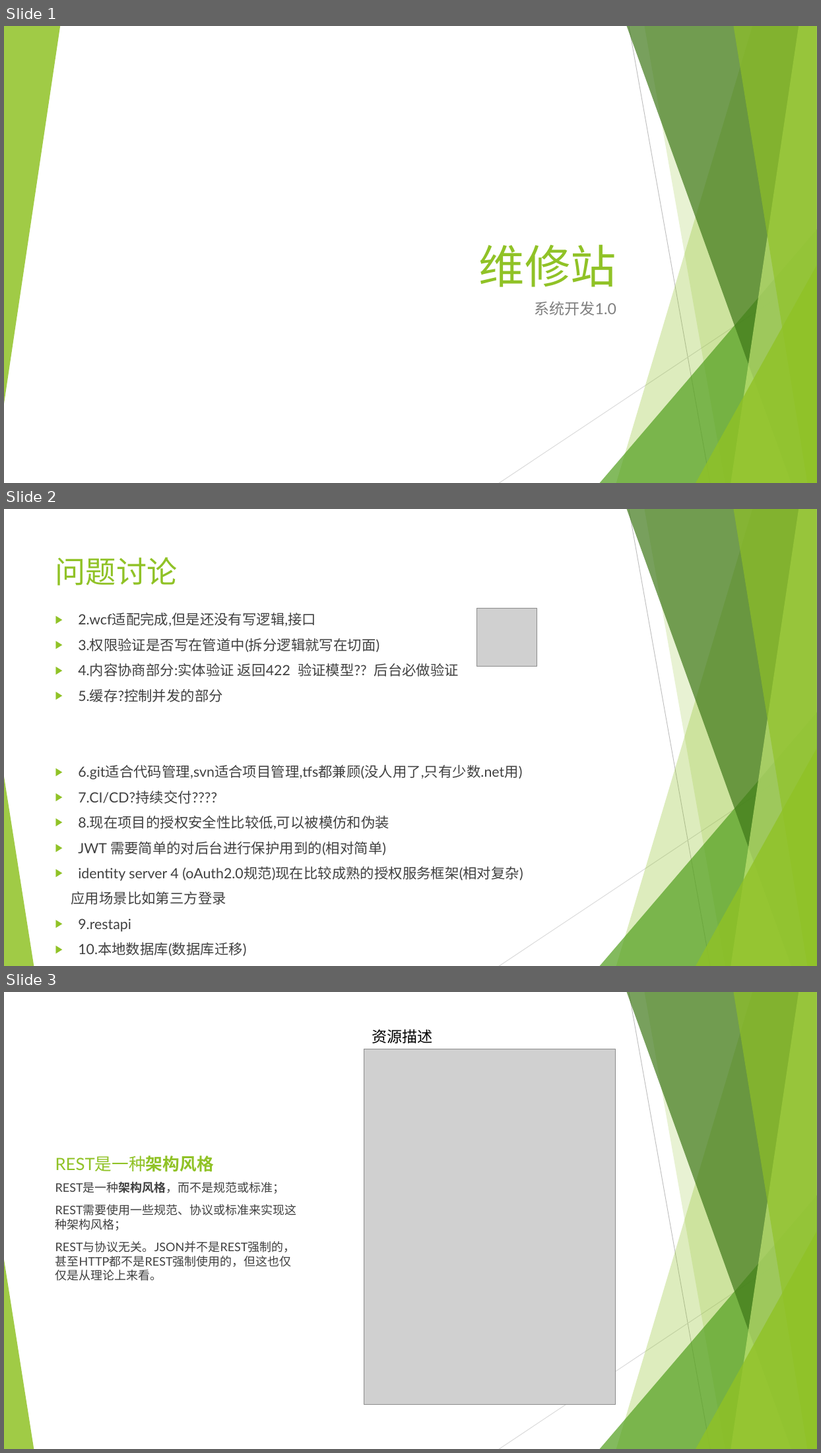
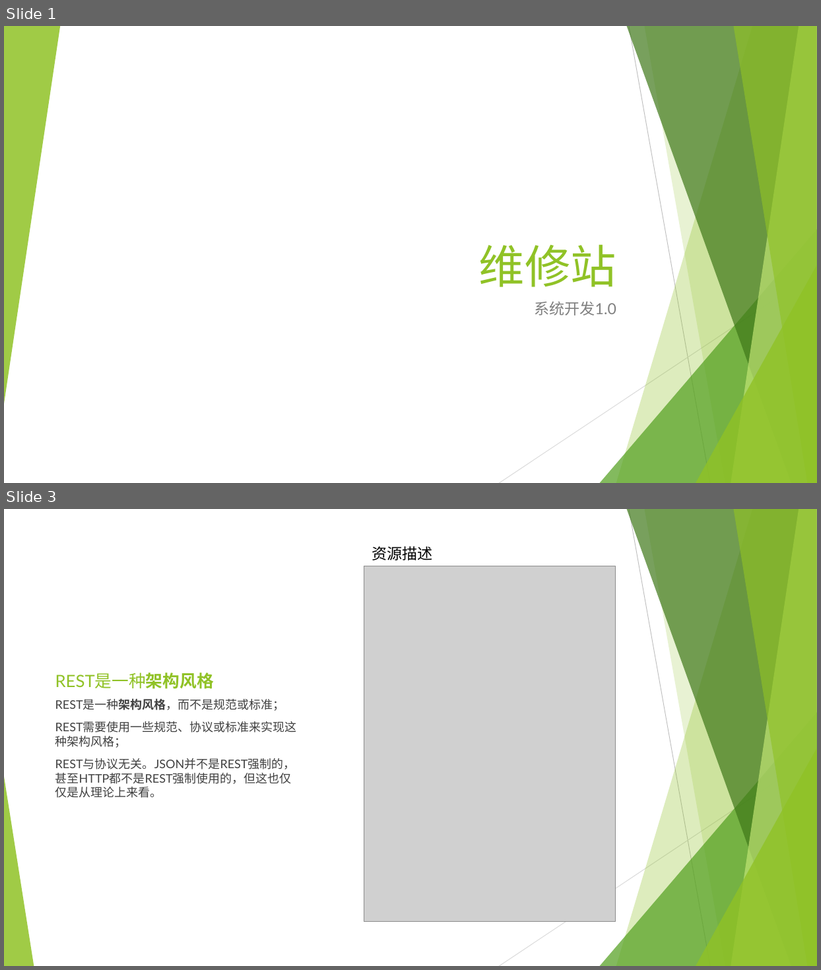
Before and after one commit to sun198986/Station, a slide deck: 后端设计.pptx. Shown one above the other, each under a label of ours: slides 1, 2 and 3 before the commit, slides 1 and 3 after it; the slides between them are not shown. The pictures are 821x1453 and 821x970 pixels, drawn with LibreOffice and Linux fonts; fonts in the diff are those of the drawing; grey boxes stand for pictures. Boxes give left, top, right and bottom in pixels: in the first picture for what was removed or moved away, otherwise in the second. Text is boxed around its words. In the diff, an @@ line names an element or a change of style, - is before the commit and + after.

```diff
--- a/后端设计.pptx
+++ b/后端设计.pptx
@@ slide 2 removed at <box>4,509,817,966</box>, background #FFFFFF; not listed: 10 template elements that a slide beside it also shows @@
@@ title removed at <box>55,557,178,586</box> @@
-问题讨论
@@ text removed at <box>71,613,523,932</box> @@
-▶ 2.wcf适配完成,但是还没有写逻辑,接口
-▶ 3.权限验证是否写在管道中(拆分逻辑就写在切面)
-▶ 4.内容协商部分:实体验证 返回422 验证模型?? 后台必做验证
-▶ 5.缓存?控制并发的部分
-▶ 6.git适合代码管理,svn适合项目管理,tfs都兼顾(没人用了,只有少数.net用)
-▶ 7.CI/CD?持续交付????
-▶ 8.现在项目的授权安全性比较低,可以被模仿和伪装
-▶ JWT 需要简单的对后台进行保护用到的(相对简单)
-▶ identity server 4 (oAuth2.0规范)现在比较成熟的授权服务框架(相对复杂)
-应用场景比如第三方登录
-▶ 9.restapi
-▶ 10.本地数据库(数据库迁移)
@@ picture removed at <box>477,608,537,666</box> @@
```
Also in this commit, not shown: 1 slide changed, 5 other slides removed, 10 other files.
